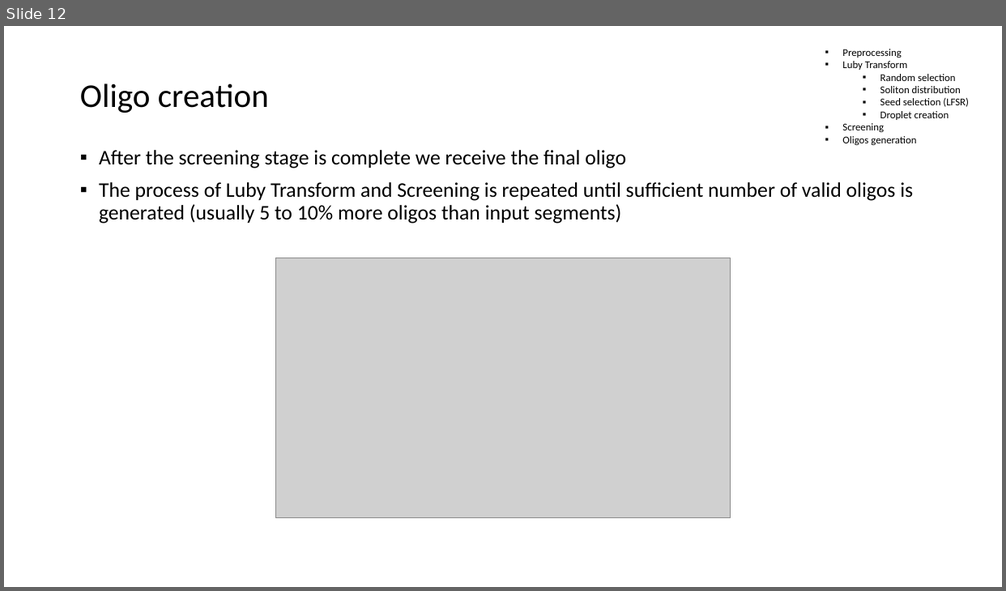
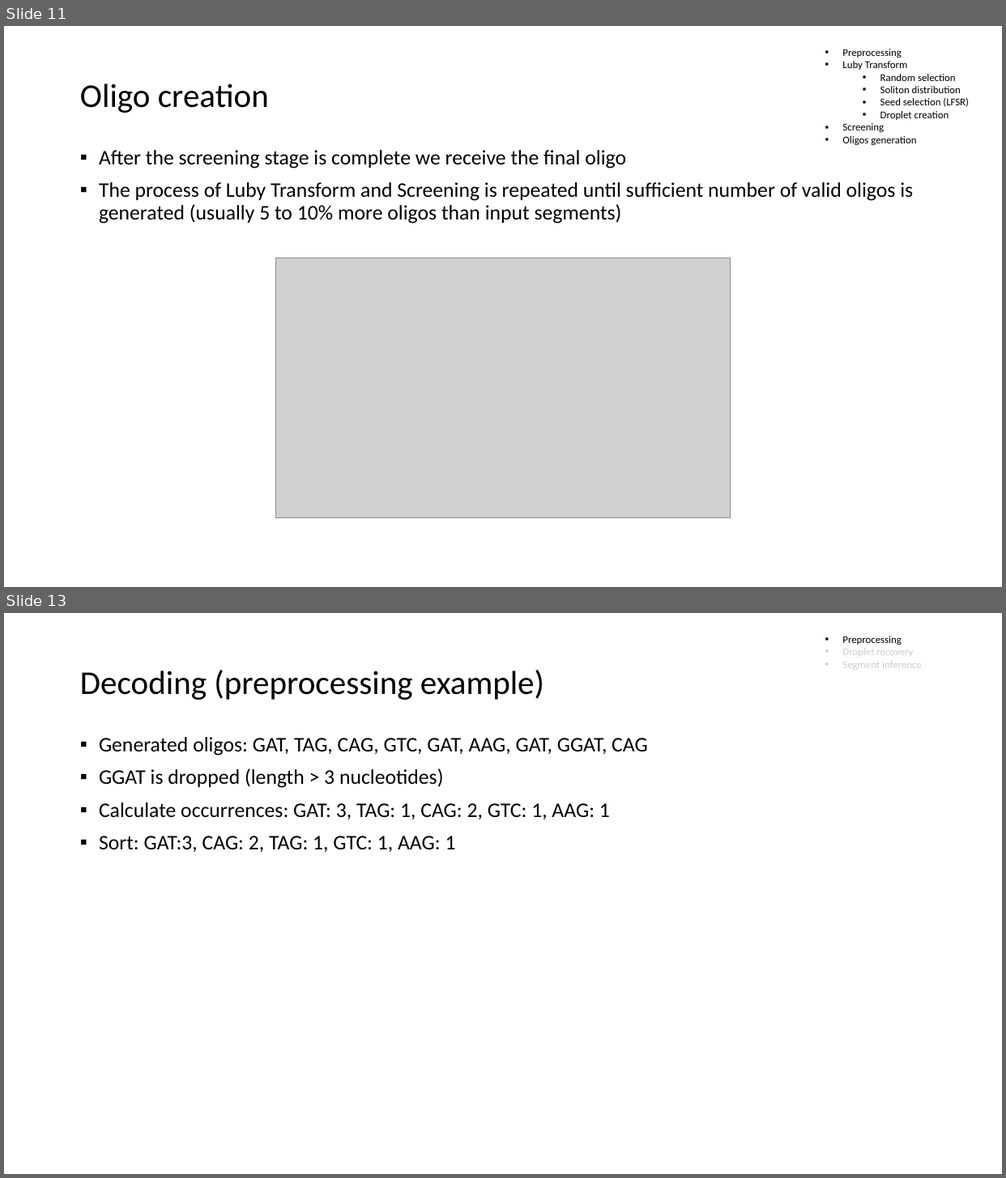
Before and after one commit to NakoNachev/dna_fountain, a slide deck: DNA Fountain_presi.pptx. Shown one above the other, each under a label of ours: slide 12 before the commit, slides 11 and 13 after it; the slides between them are not shown. The pictures are 1006x591 and 1006x1178 pixels, drawn with LibreOffice and Linux fonts; fonts in the diff are those of the drawing; grey boxes stand for pictures. Boxes give left, top, right and bottom in pixels: in the first picture for what was removed or moved away, otherwise in the second. Text is boxed around its words. In the diff, an @@ line names an element or a change of style, - is before the commit and + after.

```diff
--- a/DNA Fountain_presi.pptx
+++ b/DNA Fountain_presi.pptx
@@ slide 13 added at bbox=[4, 613, 1002, 1174], background #FFFFFF @@
@@ text added at bbox=[842, 636, 922, 669], 10 pt, text #D0CECE @@
+  ▪ Preprocessing
+  ▪ Droplet recovery
+  ▪ Segment inference
@@ title added at bbox=[80, 670, 544, 700], 32 pt, text #000000 @@
+Decoding (preprocessing example)
@@ text added at bbox=[99, 737, 648, 852], 20 pt, text #000000 @@
+▪ Generated oligos: GAT, TAG, CAG, GTC, GAT, AAG, GAT, GGAT, CAG
+▪ GGAT is dropped (length > 3 nucleotides)
+▪ Calculate occurrences: GAT: 3, TAG: 1, CAG: 2, GTC: 1, AAG: 1
+▪ Sort: GAT:3, CAG: 2, TAG: 1, GTC: 1, AAG: 1
@@ what was slide 12 is now slide 11 @@
```
Also in this commit, not shown: 2 slides changed, 6 other slides added.
